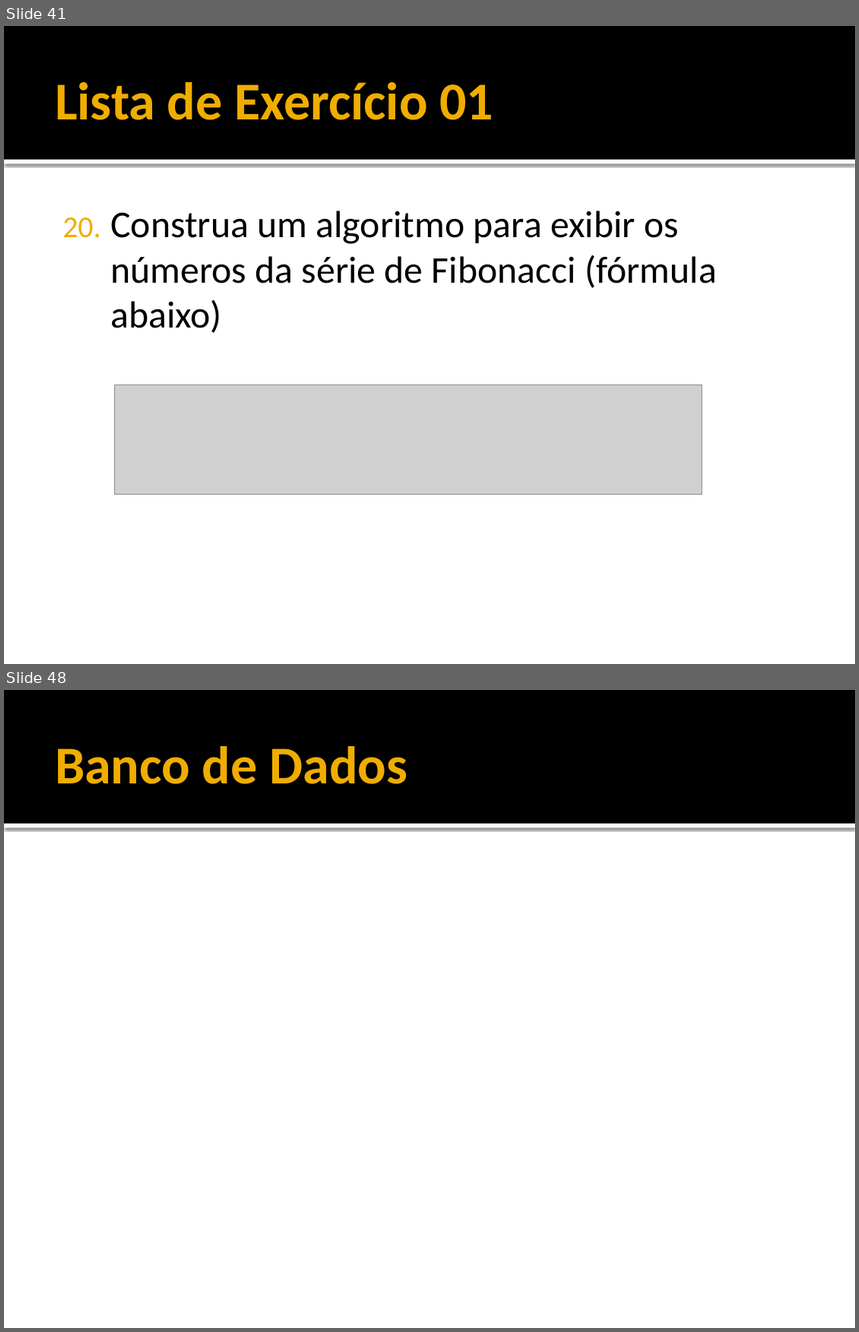
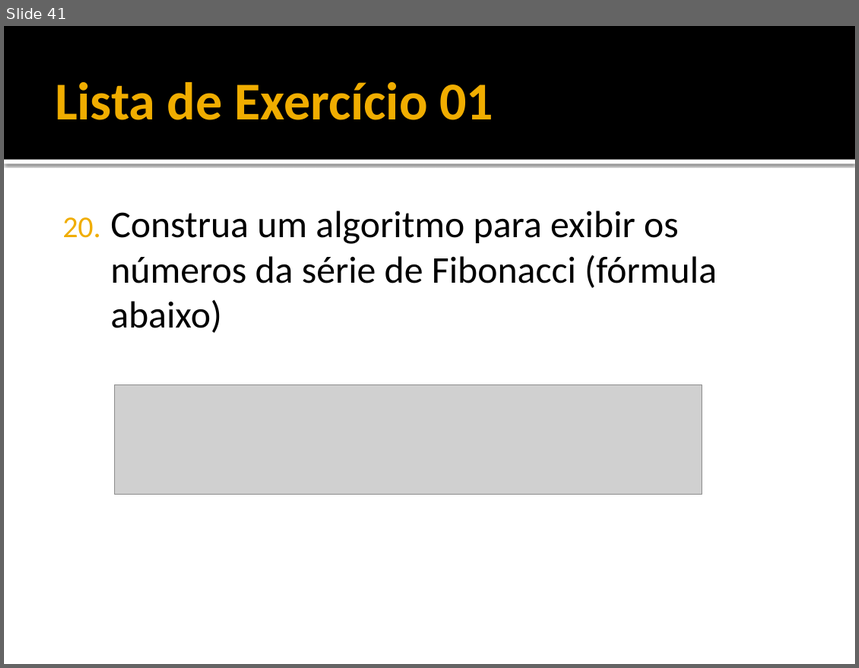
Before and after one commit to filosofisto/cpb-treinamento, a slide deck: Fundamentos/Fundamentos - Java Basico.pptx. Shown one above the other, each under a label of ours: slides 41 and 48 before the commit, slide 41 after it; the slides between them are not shown. The pictures are 859x1332 and 859x668 pixels, drawn with LibreOffice and Linux fonts; fonts in the diff are those of the drawing; grey boxes stand for pictures. Boxes give left, top, right and bottom in pixels: in the first picture for what was removed or moved away, otherwise in the second. Text is boxed around its words. In the diff, an @@ line names an element or a change of style, - is before the commit and + after.

```diff
--- a/Fundamentos/Fundamentos - Java Basico.pptx
+++ b/Fundamentos/Fundamentos - Java Basico.pptx
@@ slide 48 removed at box(4, 690, 855, 1328), background #FFFFFF; not listed: 2 template elements that a slide beside it also shows @@
@@ title removed at box(55, 746, 408, 784) @@
-Banco de Dados
```
Also in this commit, not shown: 6 other slides removed.
